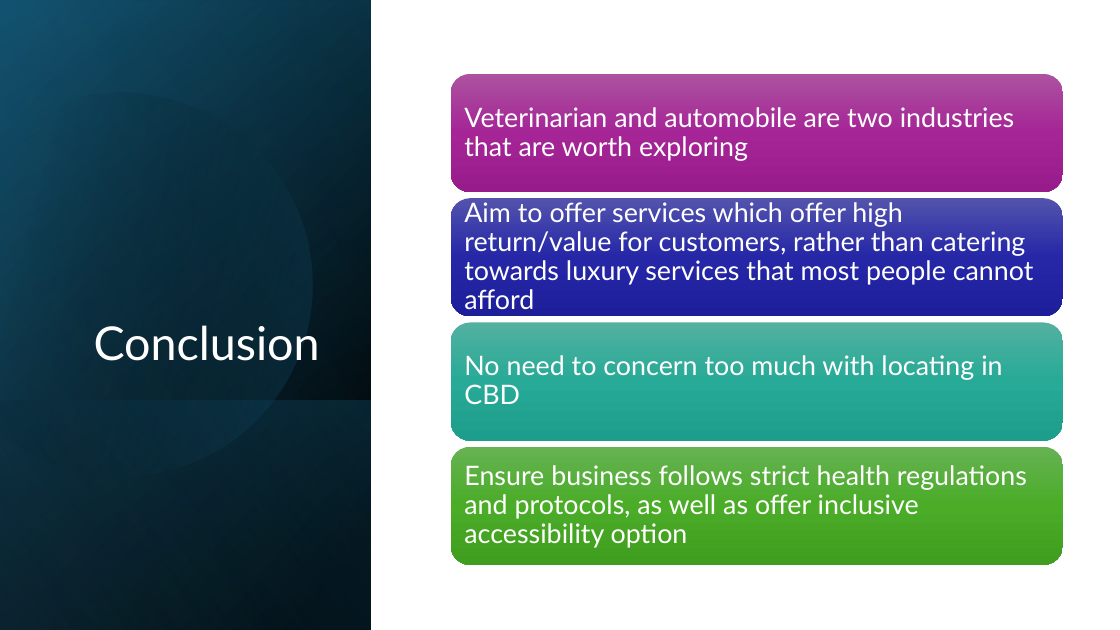
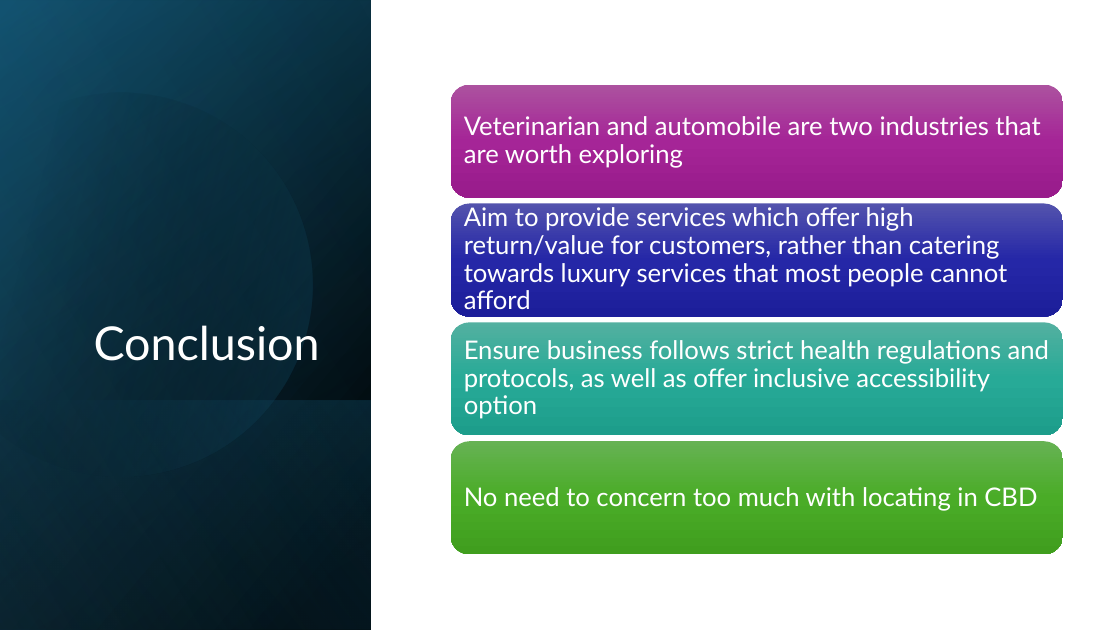
Before and after one commit to felix553/FIT5198-Assignment-1-, a slide deck: slide 13 of Presentation Powerpoint.pptx. Drawn at 1120x630 pixels with LibreOffice and Linux fonts; fonts in the diff are those of the drawing. Boxes give left, top, right and bottom in pixels: in the first picture for what was removed or moved away, otherwise in the second. Text is boxed around its words. In the diff, an @@ line names an element or a change of style, - is before the commit and + after.

Commit message:
Small update to powerpoint

```diff
--- a/Presentation Powerpoint.pptx
+++ b/Presentation Powerpoint.pptx
@@ rounded rectangle resized from (x1=450, y1=74, x2=1063, y2=192) to (x1=450, y1=85, x2=1063, y2=198) @@
@@ text "Veterinarian and automobile are two ..." moved from (x1=464, y1=107, x2=1015, y2=161) to (x1=464, y1=116, x2=1040, y2=168) @@
@@ rounded rectangle resized from (x1=450, y1=198, x2=1063, y2=317) to (x1=450, y1=203, x2=1063, y2=317) @@
@@ text at (x1=464, y1=207, x2=1007, y2=309): text changed; size 23 to 22 pt @@
-Aim to offer services which offer high return/value for customers, rather than catering towards luxury services that most people cannot afford
+Aim to provide services which offer high return/value for customers, rather than catering towards luxury services that most people cannot afford
@@ rounded rectangle resized from (x1=450, y1=323, x2=1063, y2=441) to (x1=450, y1=323, x2=1063, y2=436) @@
@@ size 23 to 22 pt in 3 elements at (x1=464, y1=116, x2=1040, y2=168), (x1=464, y1=487, x2=1037, y2=511), (x1=464, y1=340, x2=1049, y2=419) @@
@@ text "Ensure business follows strict health ..." moved from (x1=464, y1=465, x2=1027, y2=548) to (x1=464, y1=340, x2=1049, y2=419) @@
@@ rounded rectangle resized from (x1=450, y1=447, x2=1063, y2=565) to (x1=450, y1=441, x2=1063, y2=555) @@
@@ text "No need to concern too ..." moved from (x1=464, y1=355, x2=1002, y2=404) to (x1=464, y1=487, x2=1037, y2=511) @@
```
Also in this commit, not shown: 1 other slide changed, 1 other file.
